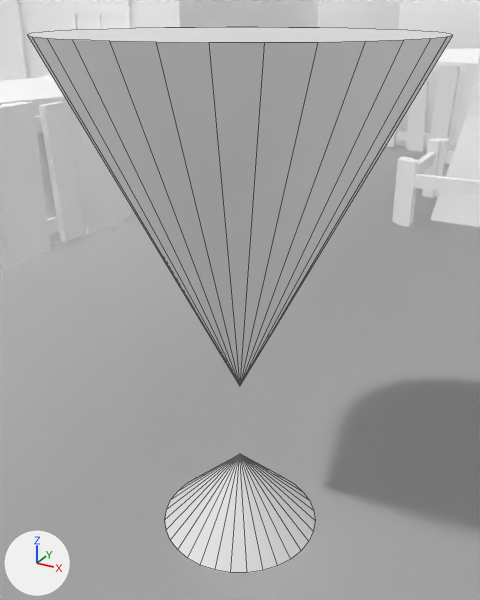
One commit to the Blender file project_files/hello_zoo-world-0x.blend: the scene before it, then after it.
The view is the same before and after, from a 50 mm camera at (10.846, -11.539, 1.556) aimed at (9.994, -9.988, 0.78). The axes (+X, +Y, +Z) are drawn at lower left. The lights are the same throughout. The older version comes first. Mesh edges are drawn as thin lines on the coarser meshes.

Objects in the first picture: 'giraffe', 'hello_zoo-environment-0n'.
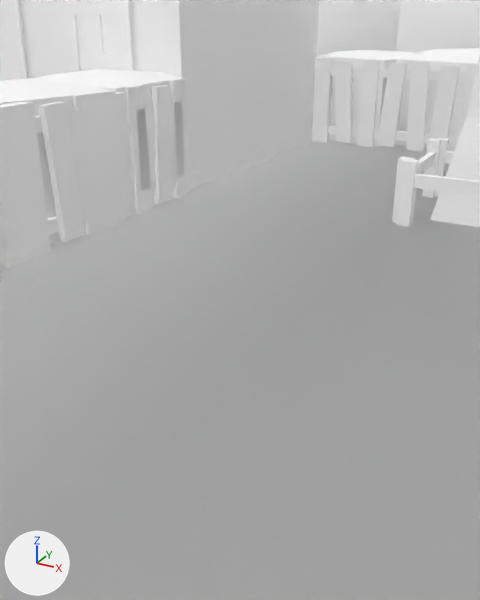
What differs and where, as boxes (x1, y1, x2, y2) in the pictures (480 x 600 px):
'giraffe', deleted
    before: (27, 27, 453, 573)

The change in detail:
Object 'giraffe' (ob_giraffe) is deleted.
